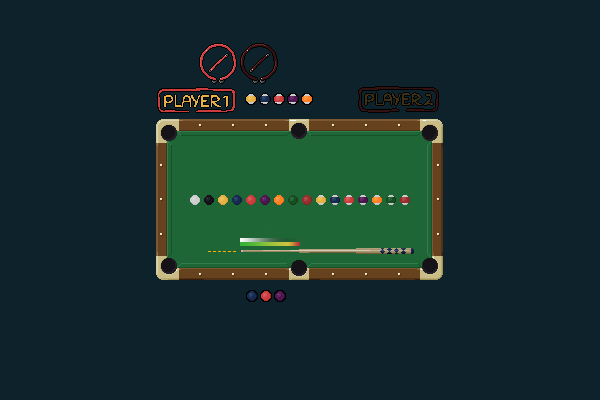
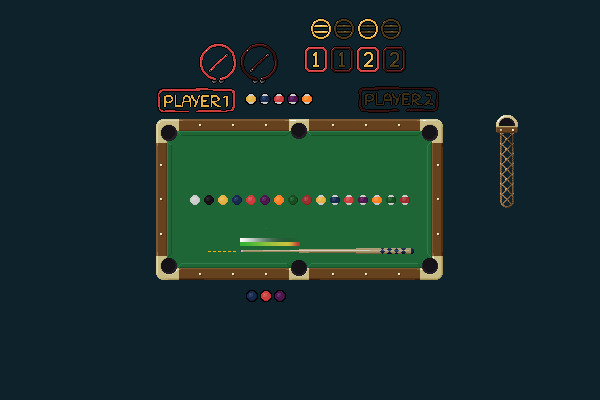
Revision of a layered 600x400 image; what changed, layer by layer:
added group "tray" with 3 layers above "fail" over [496, 115, 518, 208]
added layer "net" in group "tray" over [496, 115, 518, 208]
added layer "bood-bg" in group "tray" over [498, 117, 516, 126]
added layer "Ebene 13" in group "player" over [389, 51, 400, 68]
added layer "Ebene 12" in group "player" over [356, 46, 406, 73]
renamed "Ebene 8" to "Ebene 11", painted on it over [304, 18, 406, 73]
